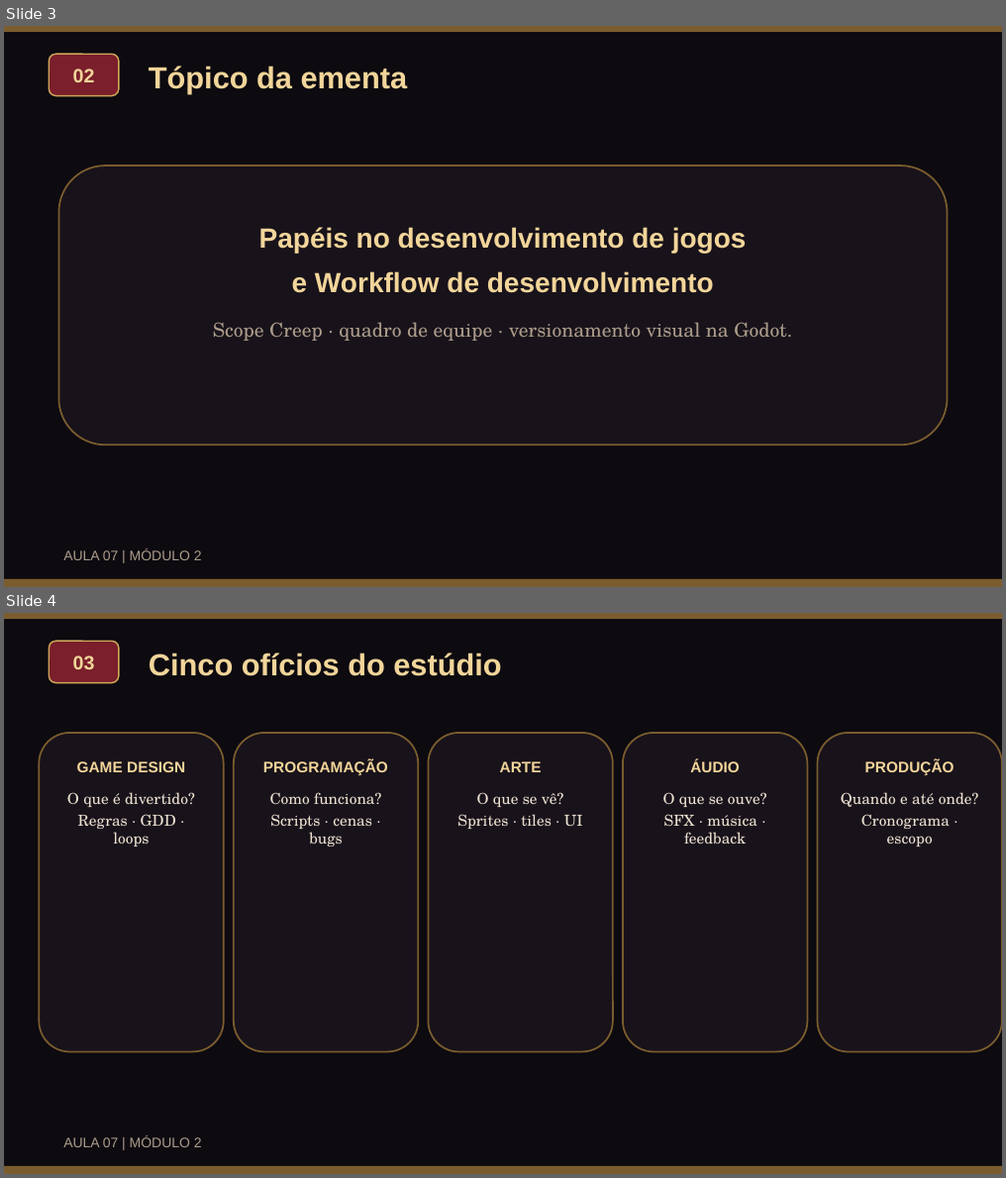
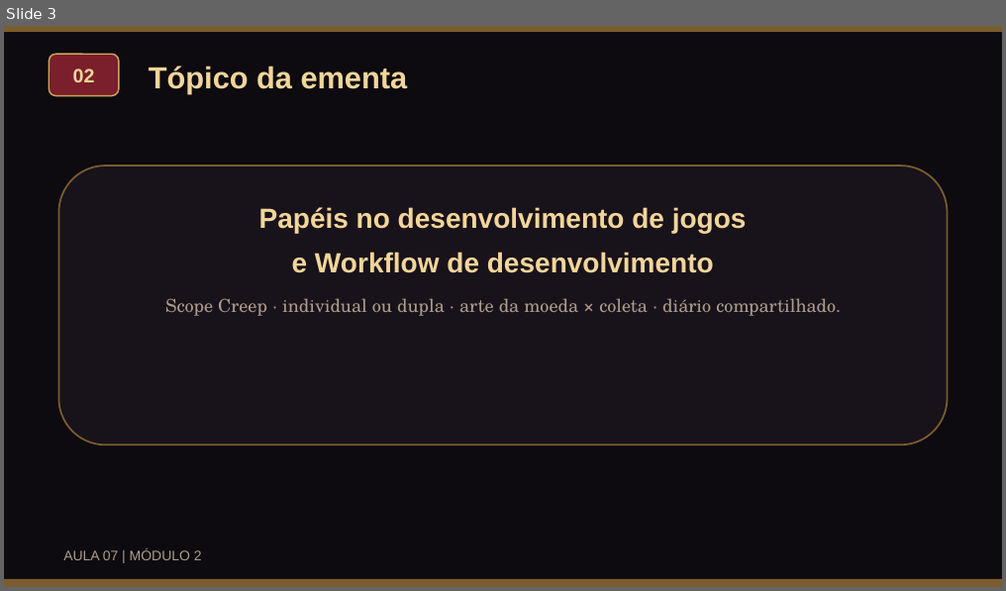
Before and after one commit to VonLuqi/fundamentos-de-jogos-digitais, a slide deck: assets/docs/aulas/aula07_papeis_workflow_slides.pptx. Shown one above the other, each under a label of ours: slides 3 and 4 before the commit, slide 3 after it. The pictures are 1006x1178 and 1006x591 pixels, drawn with LibreOffice and Linux fonts; fonts in the diff are those of the drawing. Boxes give left, top, right and bottom in pixels: in the first picture for what was removed or moved away, otherwise in the second. Text is boxed around its words. In the diff, an @@ line names an element or a change of style, - is before the commit and + after.

```diff
--- a/assets/docs/aulas/aula07_papeis_workflow_slides.pptx
+++ b/assets/docs/aulas/aula07_papeis_workflow_slides.pptx
@@ slide 4 removed at (4, 613, 1002, 1174), background #FFFFFF @@
@@ rectangle removed at (4, 613, 1002, 1173) @@
@@ rectangle removed at (4, 613, 1002, 619) @@
@@ rounded rectangle removed at (49, 641, 119, 683) @@
-03
@@ text removed at (149, 653, 501, 676) @@
-Cinco ofícios do estúdio
@@ rounded rectangle removed at (39, 733, 224, 1053) @@
@@ rounded rectangle removed at (234, 733, 418, 1053) @@
@@ text removed at (263, 760, 388, 847) @@
-PROGRAMAÇÃO
-Como funciona?
-Scripts · cenas · bugs
@@ rounded rectangle removed at (428, 733, 613, 1053) @@
@@ rounded rectangle removed at (623, 733, 807, 1053) @@
@@ text removed at (663, 760, 767, 844) @@
-ÁUDIO
-O que se ouve?
-SFX · música · feedback
@@ rounded rectangle removed at (818, 733, 1002, 1053) @@
@@ text removed at (841, 760, 979, 847) @@
-PRODUÇÃO
-Quando e até onde?
-Cronograma · escopo
@@ text removed at (67, 761, 195, 847) @@
-GAME DESIGN
-O que é divertido?
-Regras · GDD · loops
@@ text removed at (457, 761, 583, 829) @@
-ARTE
-O que se vê?
-Sprites · tiles · UI
@@ text removed at (63, 1137, 202, 1148) @@
-AULA 07 | MÓDULO 2
@@ rectangle removed at (4, 1165, 1002, 1173) @@
@@ slide 3 changed as well @@
@@ text "Papéis no desenvolvimento de jogos": place and size @@
-text "Papéis no desenvolvimento de jogos" at (213, 227, 792, 341)
+text "Papéis no desenvolvimento de jogos" at (165, 207, 841, 316)
@@ text at (292, 252, 714, 274): less space between paragraphs @@
@@ text at (165, 298, 841, 316): text changed; size 14 to 13 pt @@
-Scope Creep · quadro de equipe · versionamento visual na Godot.
+Scope Creep · individual ou dupla · arte da moeda × coleta · diário compartilhado.
```
Also in this commit, not shown: 6 other slides changed, 10 slides added, 7 other slides removed, 43 other files.
